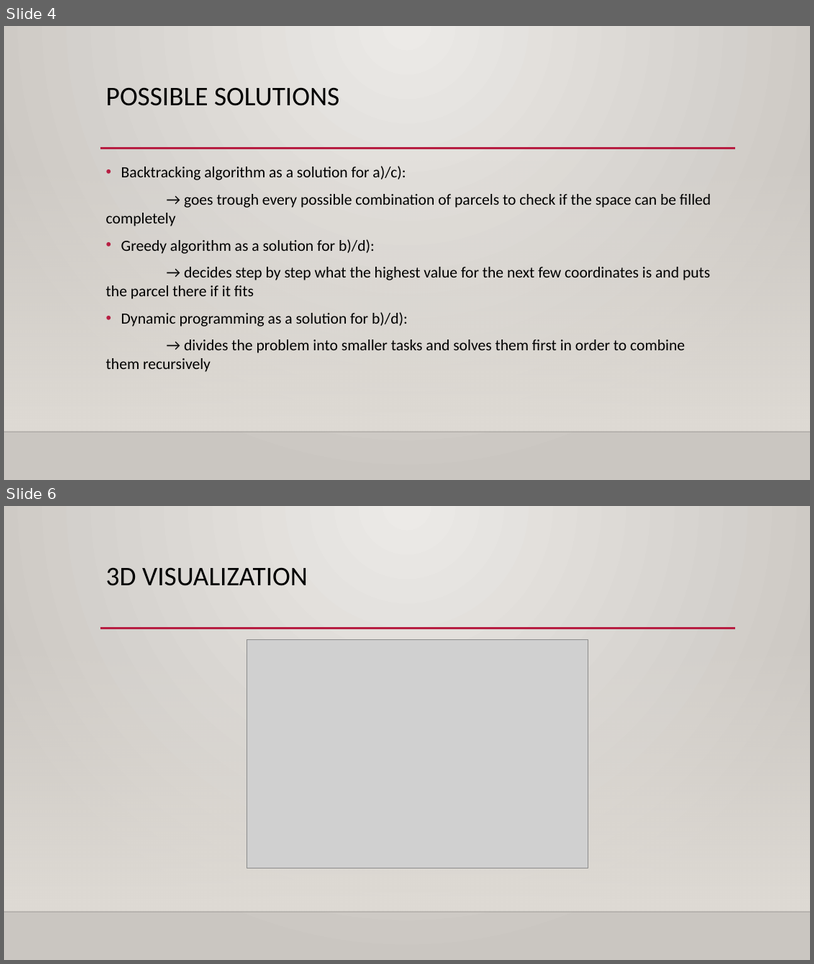
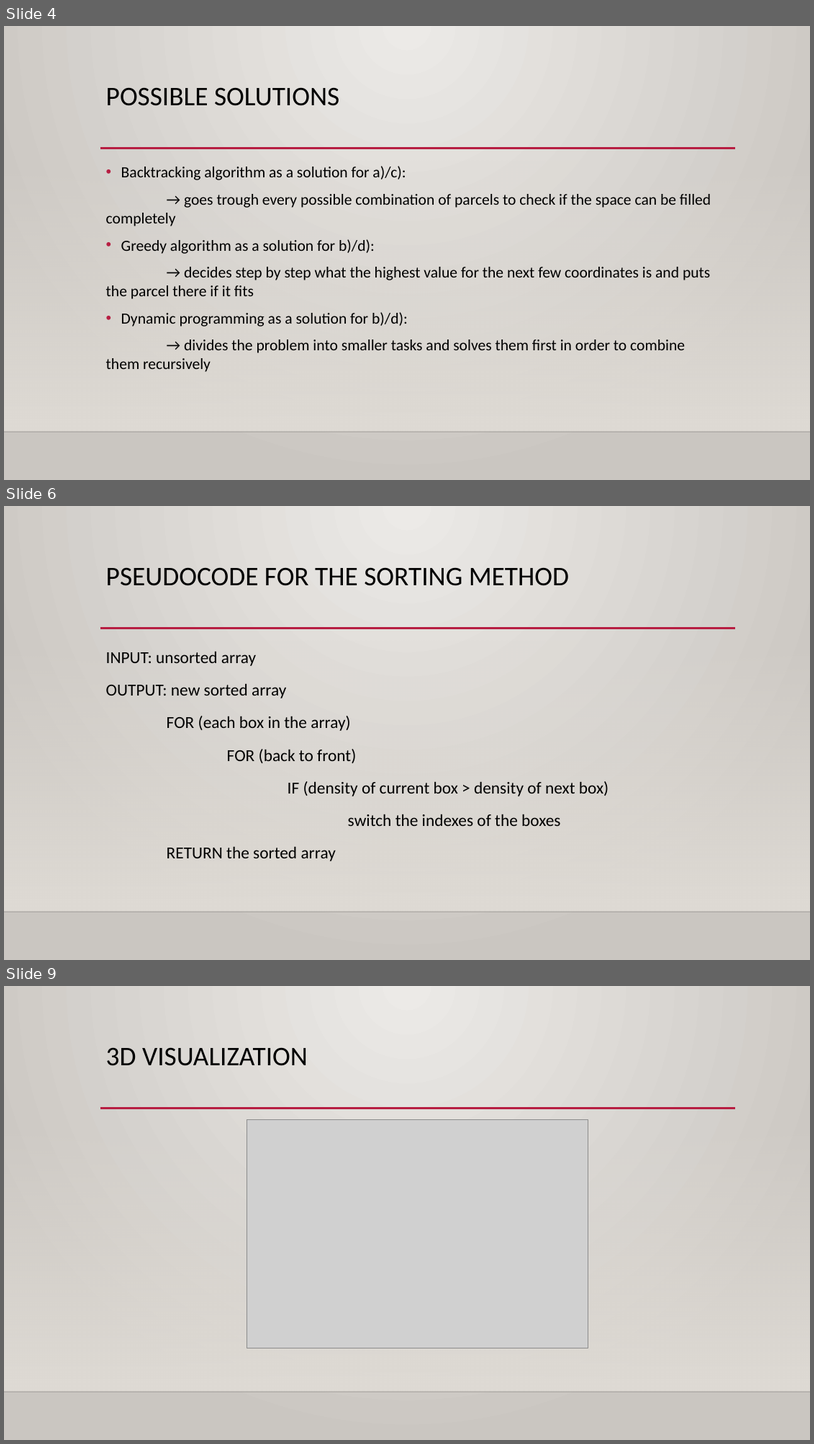
Before and after one commit to 31l3311/Pentominoes, a slide deck: project 3.pptx. Shown one above the other, each under a label of ours: slides 4 and 6 before the commit, slides 4, 6 and 9 after it; the slides between them are not shown. The pictures are 814x964 and 814x1444 pixels, drawn with LibreOffice and Linux fonts; fonts in the diff are those of the drawing; grey boxes stand for pictures; background and template pictures are left out. Boxes give left, top, right and bottom in pixels: in the first picture for what was removed or moved away, otherwise in the second. Text is boxed around its words. In the diff, an @@ line names an element or a change of style, - is before the commit and + after.

```diff
--- a/project 3.pptx
+++ b/project 3.pptx
@@ slide 6 added at bbox=[4, 506, 810, 960], background gradient #ECEAE7 to #CAC7C1; not listed: 3 template elements that a slide beside it also shows @@
@@ title added at bbox=[106, 567, 569, 586], 32 pt, text #000000 @@
+PSEUDOCODE FOR THE SORTING METHOD
@@ text added at bbox=[106, 651, 609, 861], 20 pt, text #000000 @@
+INPUT: unsorted array
+OUTPUT: new sorted array
+FOR (each box in the array)
+FOR (back to front)
+IF (density of current box > density of next box)
+switch the indexes of the boxes
+RETURN the sorted array
@@ what was slide 6 is now slide 9 @@
```
Also in this commit, not shown: 2 slides changed, 2 other slides added, 3 other files.
